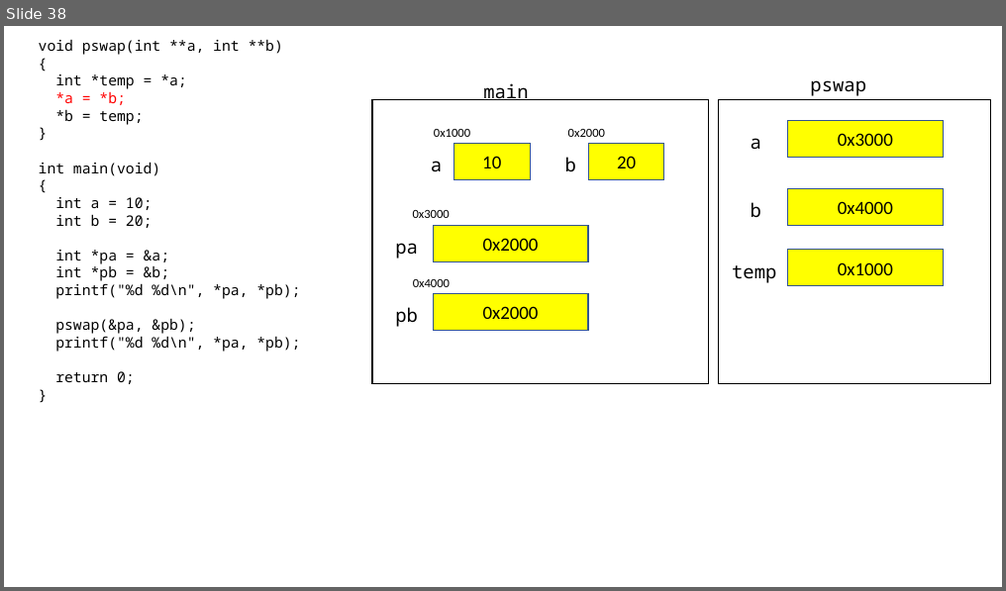
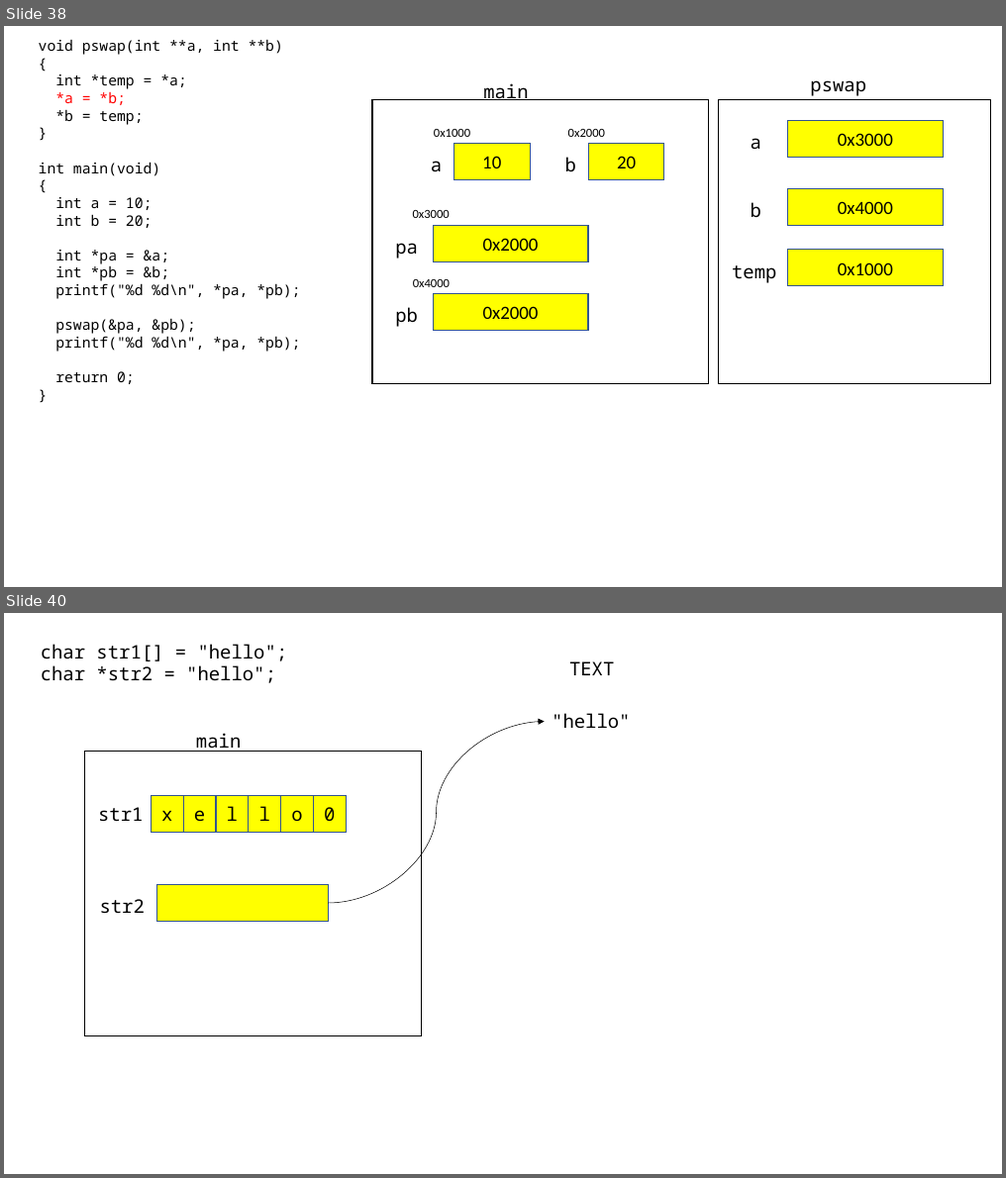
Before and after one commit to Seyoung9304/hyundai_swip, a slide deck: 230216.pptx. Shown one above the other, each under a label of ours: slide 38 before the commit, slides 38 and 40 after it; the slides between them are not shown. The pictures are 1006x591 and 1006x1178 pixels, drawn with LibreOffice and Linux fonts; fonts in the diff are those of the drawing. Boxes give left, top, right and bottom in pixels: in the first picture for what was removed or moved away, otherwise in the second. Text is boxed around its words. In the diff, an @@ line names an element or a change of style, - is before the commit and + after.

```diff
--- a/230216.pptx
+++ b/230216.pptx
@@ slide 40 added at (4,613,1002,1174), background #FFFFFF @@
@@ text added at (41,644,288,683), 18 pt, text #000000 @@
+char str1[] = "hello";
+char *str2 = "hello";
@@ text added at (569,662,614,675), 18 pt, text #000000 @@
+TEXT
@@ curved arrow added from (328, 903) to (545, 722), #000000 0.5 pt @@
@@ text added at (551,713,630,728), 18 pt, text #000000 @@
+"hello"
@@ rectangle added at (85,752,421,1036), fill #FFFFFF, outline #000000 1 pt @@
@@ text added at (196,733,241,752), 18 pt, text #000000 @@
+main
@@ text added at (98,807,143,822), 18 pt, text #000000 @@
+str1
@@ rectangle added at (151,796,183,833), fill #FFFF00, outline #325491 1 pt, 18 pt, text #000000 @@
+x
@@ rectangle added at (183,796,216,833), fill #FFFF00, outline #325491 1 pt, 18 pt, text #000000 @@
+e
@@ rectangle added at (216,796,249,833), fill #FFFF00, outline #325491 1 pt, 18 pt, text #000000 @@
+l
@@ rectangle added at (249,796,280,833), fill #FFFF00, outline #325491 1 pt, 18 pt, text #000000 @@
+l
@@ rectangle added at (281,796,313,833), fill #FFFF00, outline #325491 1 pt, 18 pt, text #000000 @@
+o
@@ rectangle added at (313,796,346,833), fill #FFFF00, outline #325491 1 pt, 18 pt, text #000000 @@
+0
@@ text added at (100,899,145,914), 18 pt, text #000000 @@
+str2
@@ rectangle added at (156,884,328,922), fill #FFFF00, outline #325491 1 pt @@
```
Also in this commit, not shown: 2 other files.
